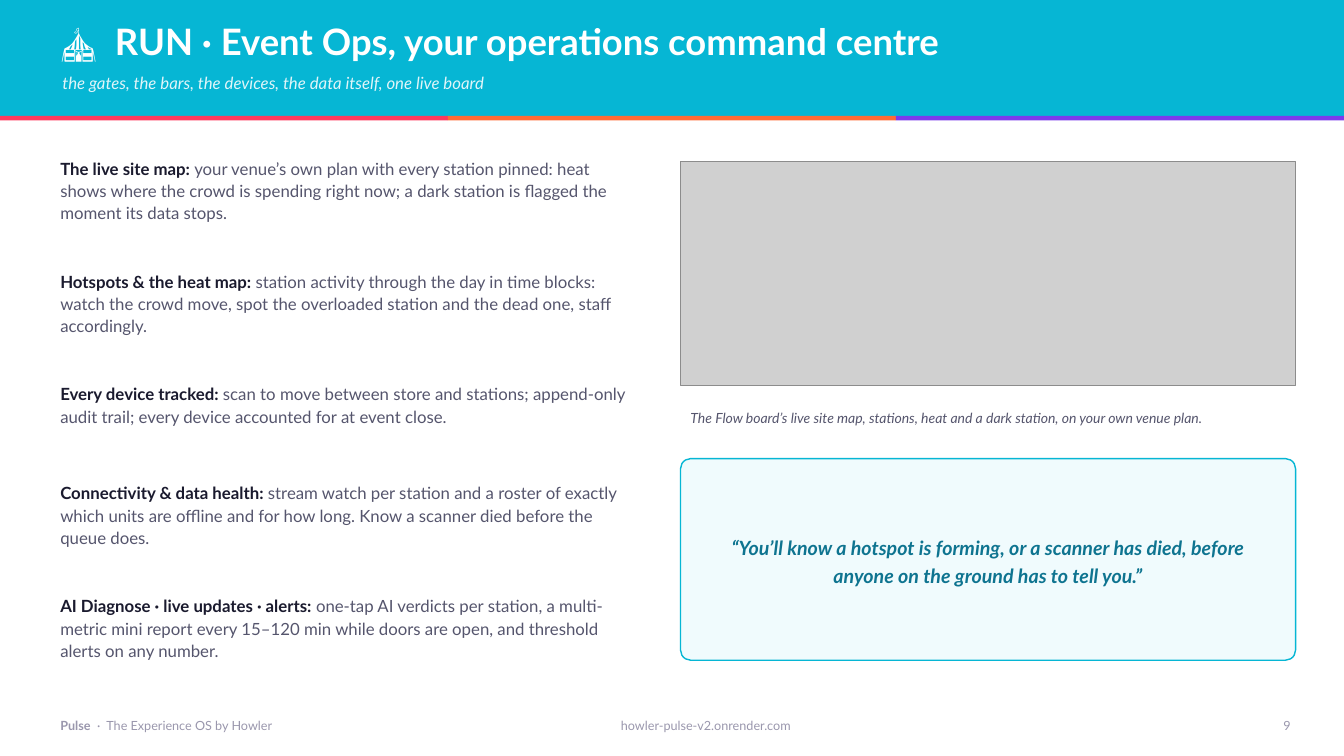
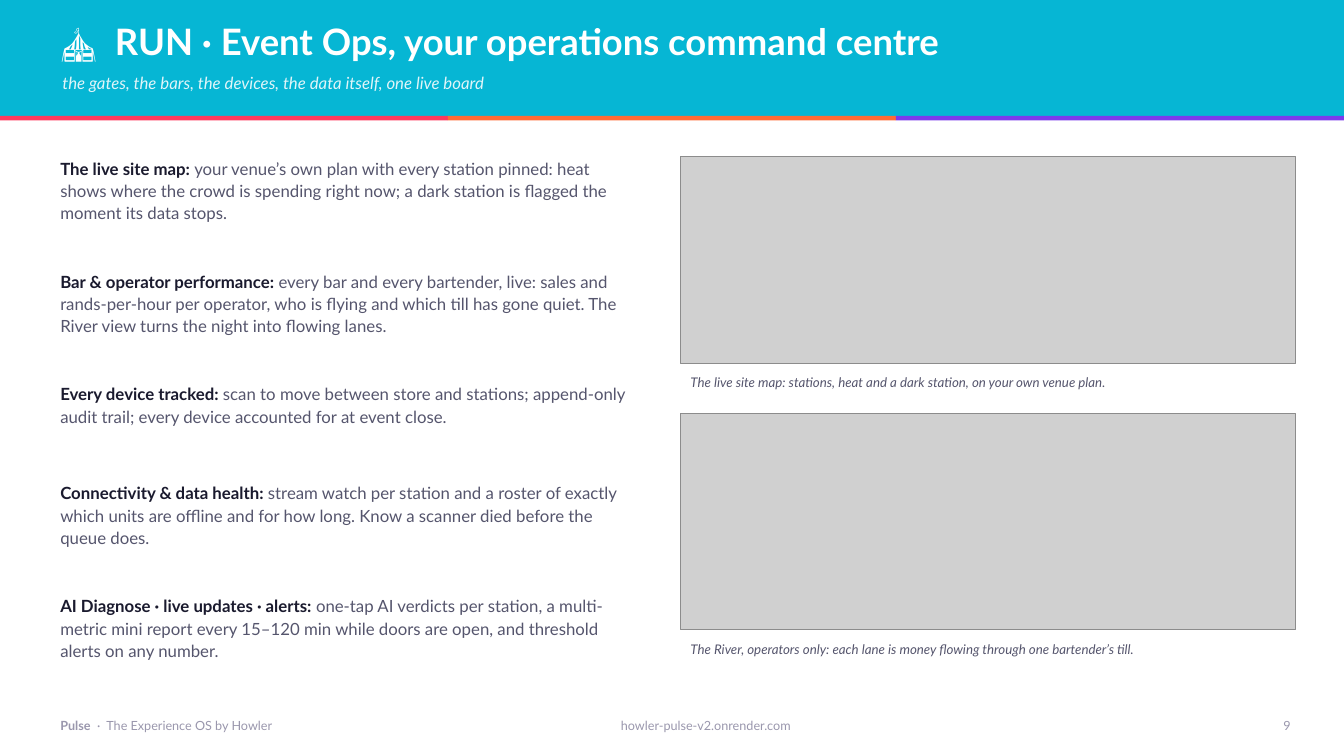
Before and after one commit to Shai-Xai/Shai-looker2, a slide deck: slide 9 of docs/sales-collateral/Pulse-Sales-Deck.pptx. Drawn at 1344x756 pixels with LibreOffice and Linux fonts; fonts in the diff are those of the drawing; grey boxes stand for pictures. Boxes give left, top, right and bottom in pixels: in the first picture for what was removed or moved away, otherwise in the second. Text is boxed around its words. In the diff, an @@ line names an element or a change of style, - is before the commit and + after.

```diff
--- a/docs/sales-collateral/Pulse-Sales-Deck.pptx
+++ b/docs/sales-collateral/Pulse-Sales-Deck.pptx
@@ picture: place and size @@
-picture at [681,161,1296,386]
+picture at [681,156,1296,364]
@@ text at [60,275,616,335]: text changed @@
-Hotspots & the heat map: station activity through the day in time blocks: watch the crowd move, spot the overloaded station and the dead one, staff accordingly.
+Bar & operator performance: every bar and every bartender, live: sales and rands-per-hour per operator, who is flying and which till has gone quiet. The River view turns the night into flowing lanes.
@@ text at [690,377,1105,389]: text changed; size 10 to 9.5 pt @@
-The Flow board’s live site map, stations, heat and a dark station, on your own venue plan.
+The live site map: stations, heat and a dark station, on your own venue plan.
@@ picture added at [681,413,1296,630] @@
@@ rounded rectangle removed at [681,459,1296,660] @@
@@ text at [690,644,1134,657]: text changed; size 14 to 9.5 pt; text colour #0E7490 to #55556D; bold off @@
-“You’ll know a hotspot is forming, or a scanner has died, before anyone on the ground has to tell you.”
+The River, operators only: each lane is money flowing through one bartender’s till.
```
Also in this commit, not shown: 5 other files.
